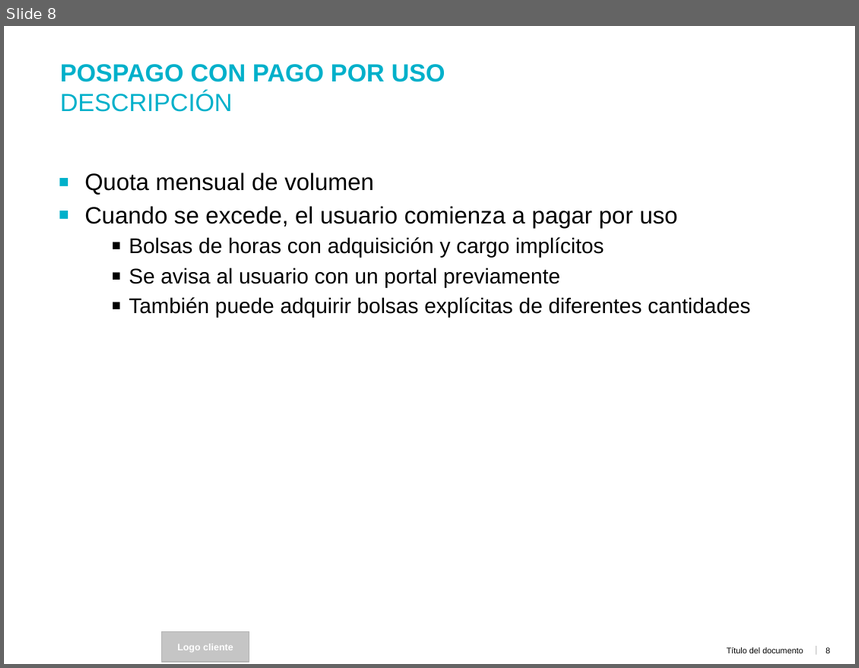
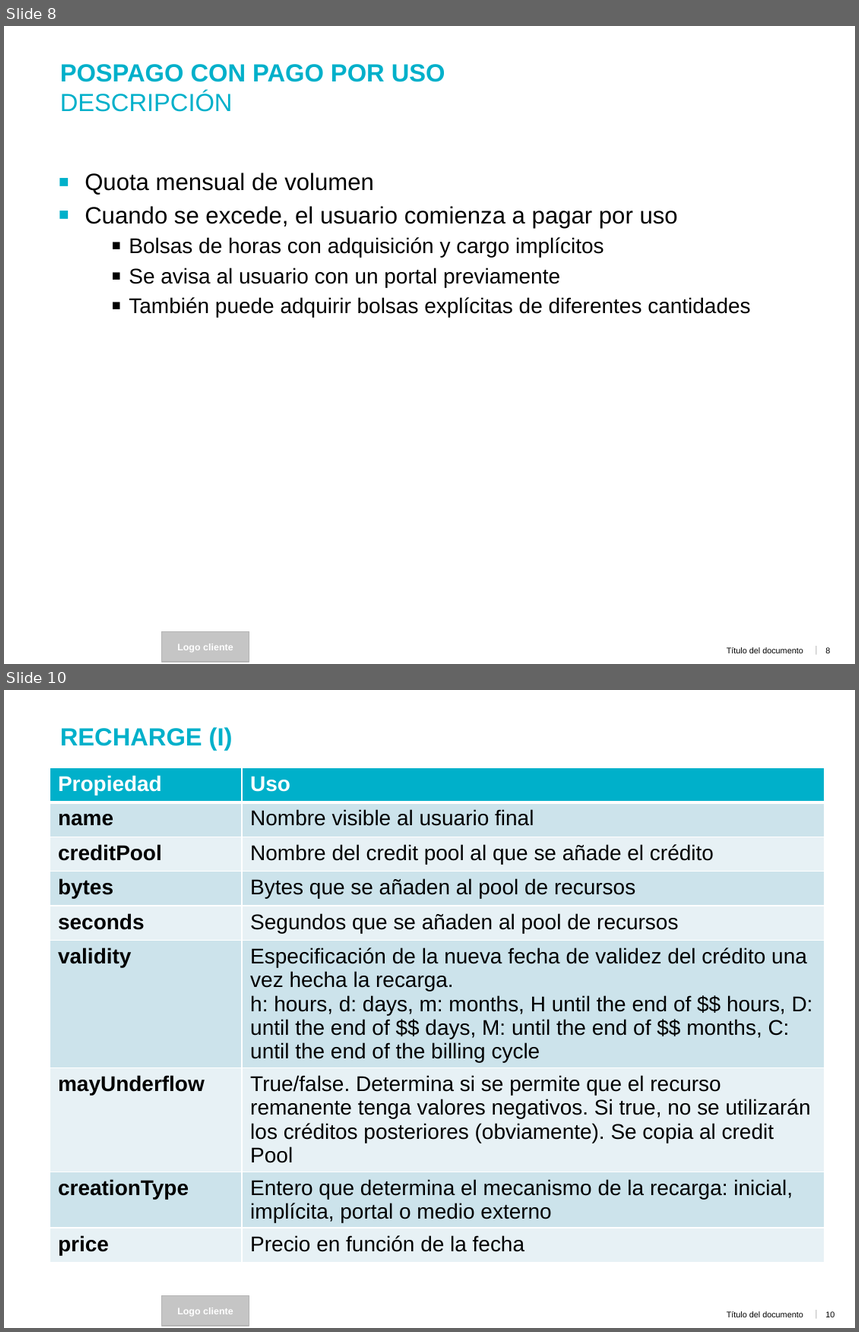
Before and after one commit to francistor/Lever, a slide deck: Modelo de servicios Lever.pptx. Shown one above the other, each under a label of ours: slide 8 before the commit, slides 8 and 10 after it; the slides between them are not shown. The pictures are 859x668 and 859x1332 pixels, drawn with LibreOffice and Linux fonts; fonts in the diff are those of the drawing; background and template pictures are left out. Boxes give left, top, right and bottom in pixels: in the first picture for what was removed or moved away, otherwise in the second. Text is boxed around its words. In the diff, an @@ line names an element or a change of style, - is before the commit and + after.

```diff
--- a/Modelo de servicios Lever.pptx
+++ b/Modelo de servicios Lever.pptx
@@ slide 10 added at [4, 690, 855, 1328], background #FFFFFF; not listed: 4 template elements that a slide beside it also shows @@
@@ title added at [60, 727, 233, 750], 21 pt, text #00B0CA, bold @@
+RECHARGE (I)
@@ table added at [49, 768, 825, 1281], 9 rows, 2 columns @@
+Propiedad | Uso
+name | Nombre visible al usuario final
+creditPool | Nombre del credit pool al que se añade el crédito
+bytes | Bytes que se añaden al pool de recursos
+seconds | Segundos que se añaden al pool de recursos
+validity | Especificación de la nueva fecha de validez del crédito una vez hecha la recarga. / h: hours, d: days, m: months, H until the end of $$ hours, D: until the end of $$ days, M: until the end of $$ months, C: until the end of the billing cycle
+mayUnderflow | True/false. Determina si se permite que el recurso remanente tenga valores negativos. Si true, no se utilizarán los créditos posteriores (obviamente). Se copia al credit Pool
+creationType | Entero que determina el mecanismo de la recarga: inicial, implícita, portal o medio externo
+price | Precio en función de la fecha
```
Also in this commit, not shown: 1 slide changed, 2 other slides added, 9 other files.
